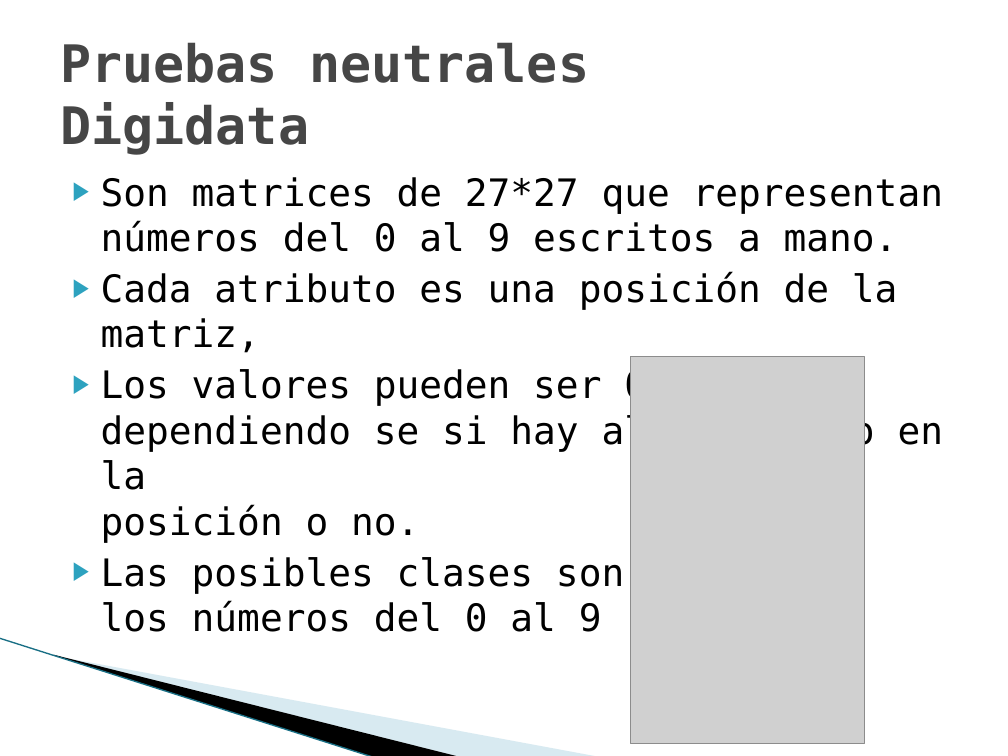
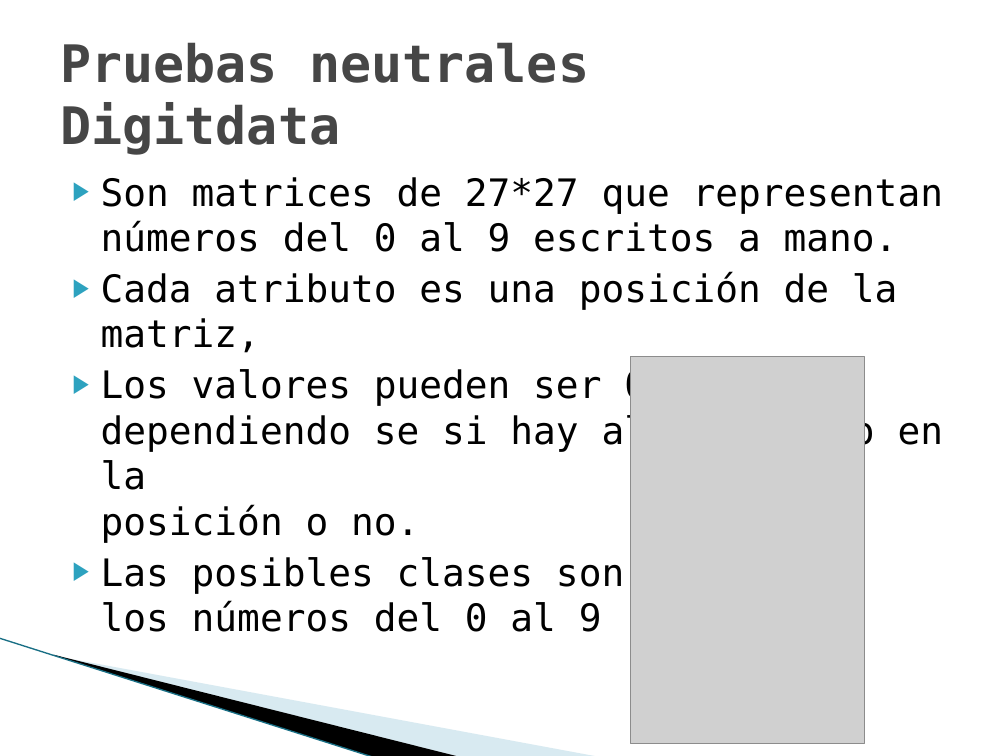
Before and after one commit to joapingut/aia-1718-t3, a slide deck: slide 39 of presentacion3.pptx. Drawn at 1008x756 pixels with LibreOffice and Linux fonts; fonts in the diff are those of the drawing; grey boxes stand for pictures; background and template pictures are left out. Boxes give left, top, right and bottom in pixels: in the first picture for what was removed or moved away, otherwise in the second. Text is boxed around its words. In the diff, an @@ line names an element or a change of style, - is before the commit and + after.

```diff
--- a/presentacion3.pptx
+++ b/presentacion3.pptx
@@ title at bbox=[60, 42, 589, 155]: text changed @@
-Pruebas neutrales
-Digidata
+Pruebas neutrales
+Digitdata
```
Also in this commit, not shown: 17 other slides changed, 27 slides added, 3 slides removed.
